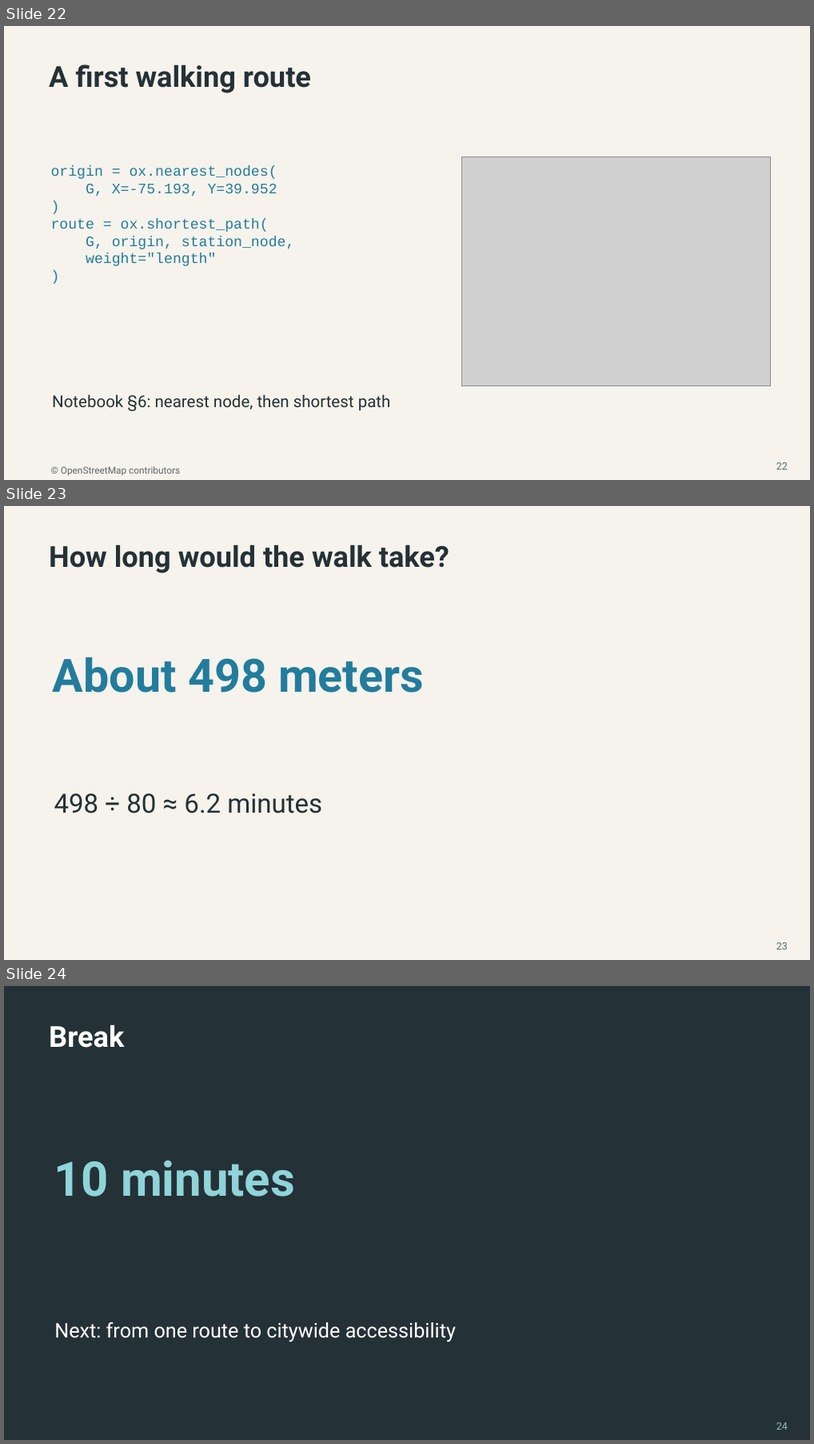
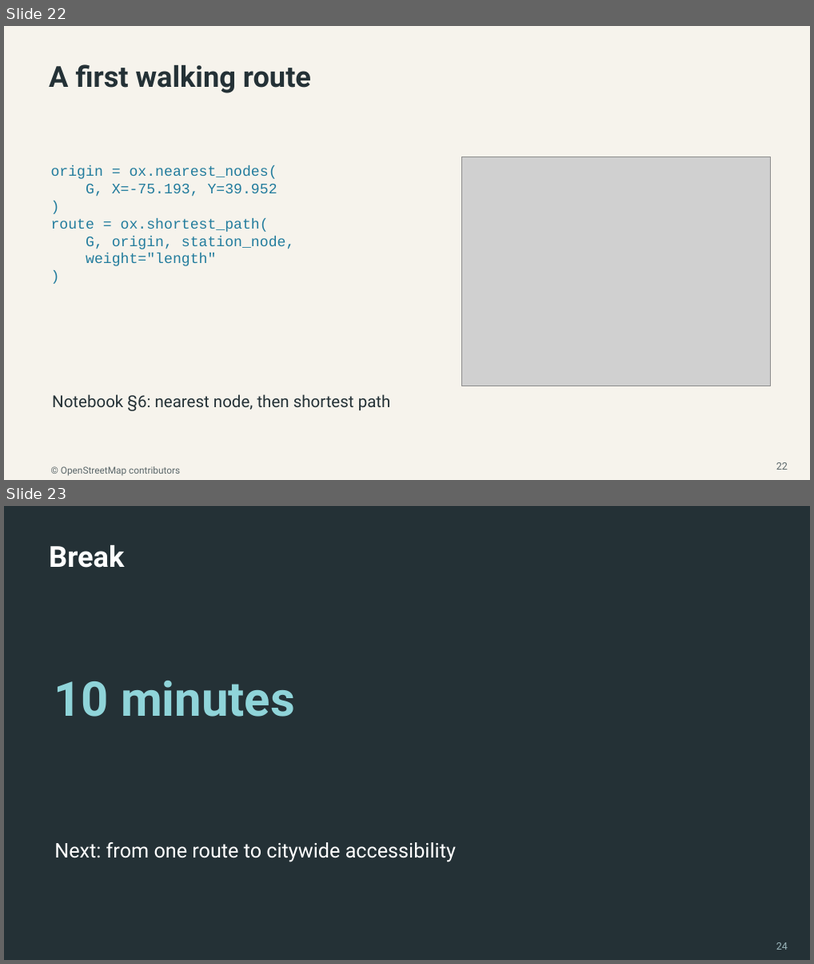
Before and after one commit to MUSA-Zhanchao/OSM-lecture, a slide deck: OSM_Pandana_Lecture-revised-final.pptx. Shown one above the other, each under a label of ours: slides 22, 23 and 24 before the commit, slides 22 and 23 after it. The pictures are 814x1444 and 814x964 pixels, drawn with LibreOffice and Linux fonts; fonts in the diff are those of the drawing; grey boxes stand for pictures. Boxes give left, top, right and bottom in pixels: in the first picture for what was removed or moved away, otherwise in the second. Text is boxed around its words. In the diff, an @@ line names an element or a change of style, - is before the commit and + after.

```diff
--- a/OSM_Pandana_Lecture-revised-final.pptx
+++ b/OSM_Pandana_Lecture-revised-final.pptx
@@ slide 23 removed at (x1=4, y1=506, x2=810, y2=960), background #F6F3EC @@
@@ text removed at (x1=49, y1=545, x2=450, y2=573) @@
-How long would the walk take?
@@ text removed at (x1=53, y1=657, x2=424, y2=692) @@
-About 498 meters
@@ text removed at (x1=54, y1=793, x2=322, y2=813) @@
-498 ÷ 80 ≈ 6.2 minutes
@@ text removed at (x1=777, y1=942, x2=788, y2=949) @@
-23
@@ what was slide 24 is now slide 23 @@
```
Also in this commit, not shown: 4 slides changed, 17 other slides removed, 1 other file.
